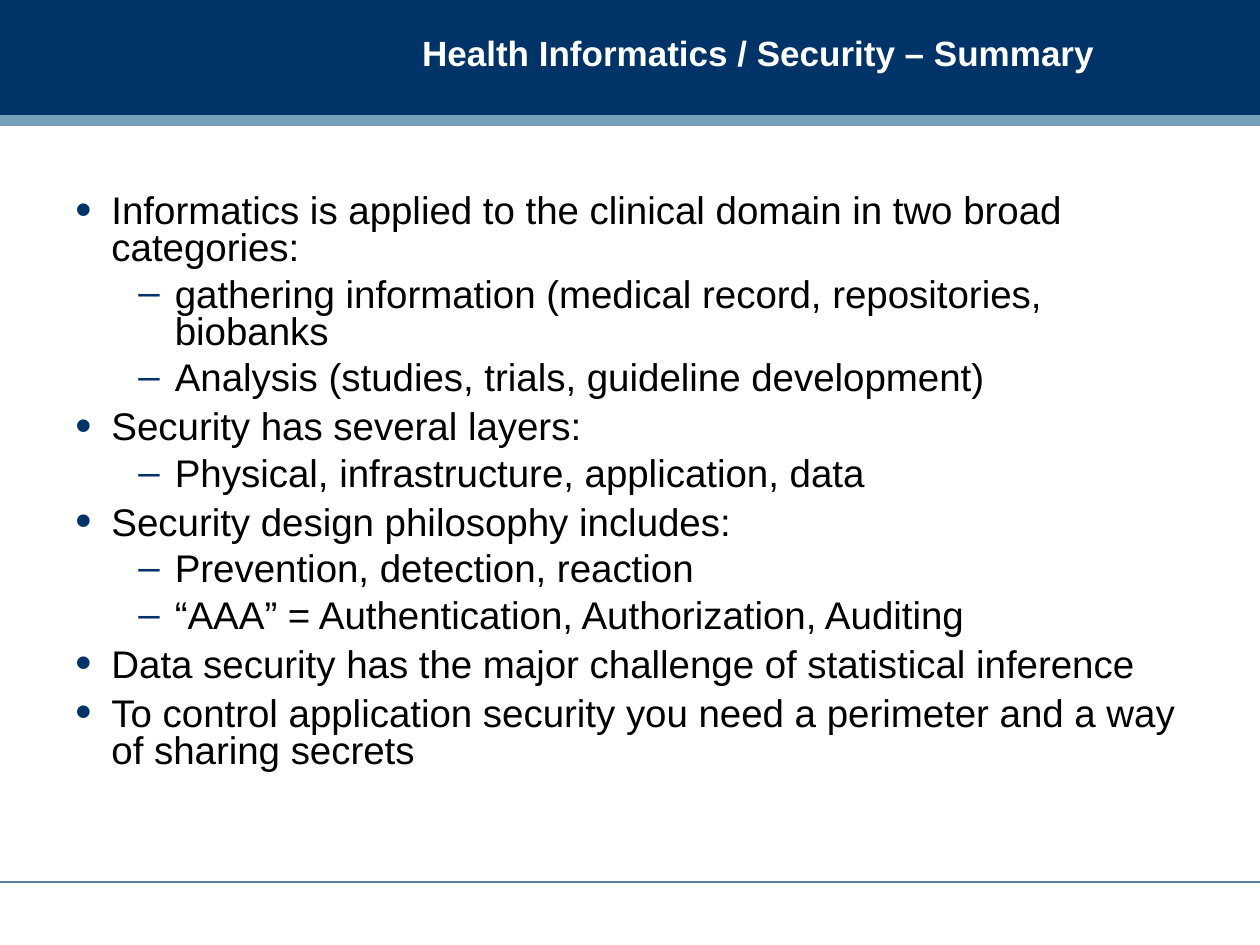
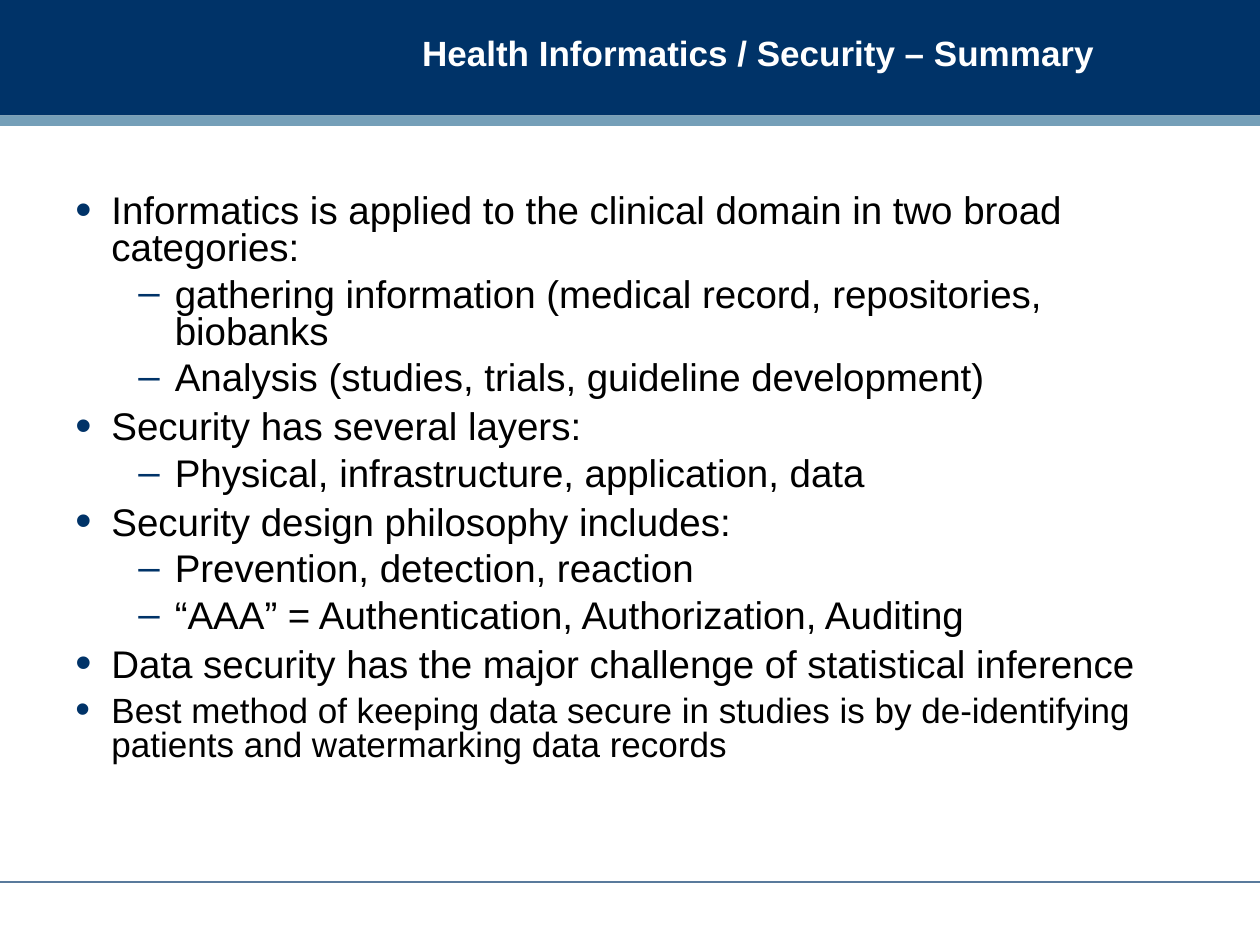
Before and after one commit to dreamind/ix, a slide deck: slide 30 of lectures/review/exam_review.ppt. Drawn at 1260x945 pixels with LibreOffice and Linux fonts; fonts in the diff are those of the drawing; background and template pictures are left out. Boxes give left, top, right and bottom in pixels: in the first picture for what was removed or moved away, otherwise in the second. Text is boxed around its words. In the diff, an @@ line names an element or a change of style, - is before the commit and + after.

```diff
--- a/lectures/review/exam_review.ppt
+++ b/lectures/review/exam_review.ppt
@@ text at box(111, 697, 1129, 764): text changed; size 22 to 20 pt @@
-• To control application security you need a perimeter and a way of sharing secrets
+• Best method of keeping data secure in studies is by de-identifying patients and watermarking data records
```
Also in this commit, not shown: 1 other slide changed, 1 slide removed.
